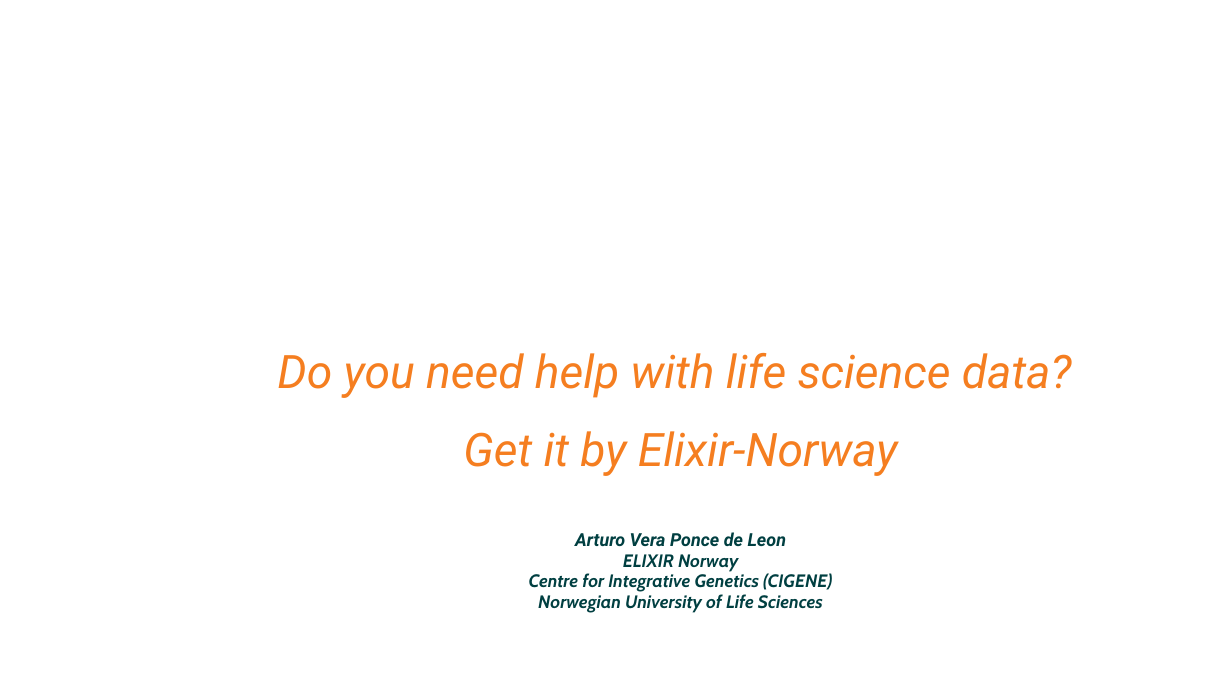
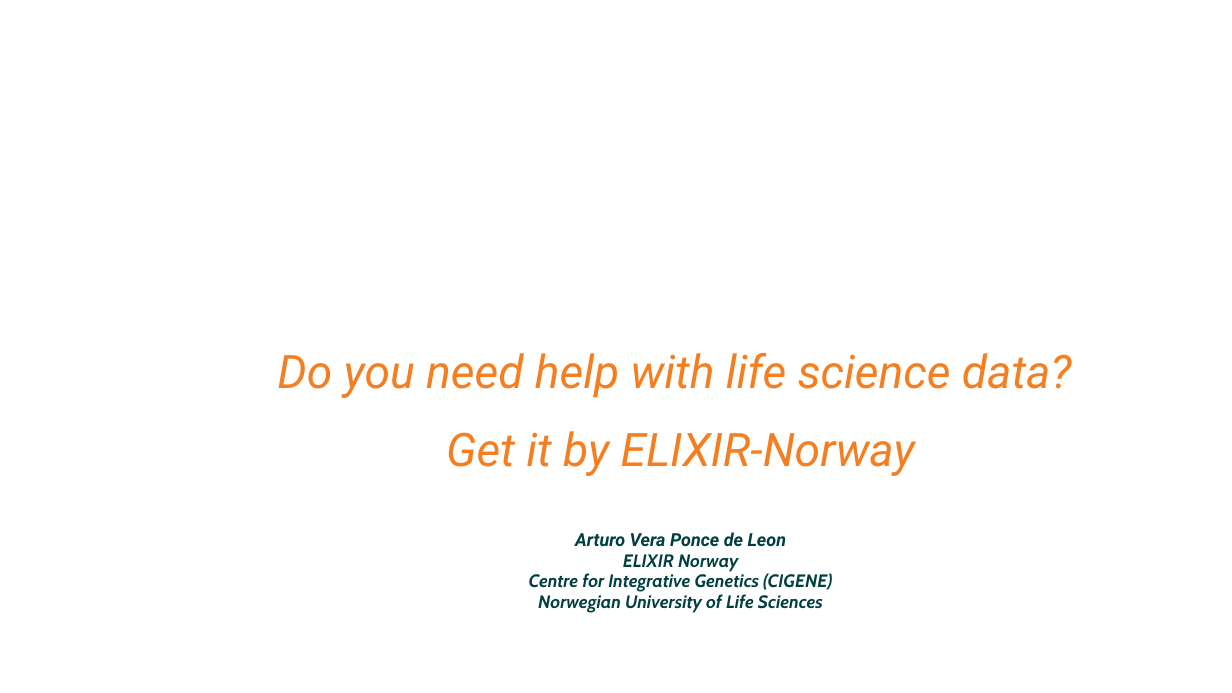
Before and after one commit to ELIXIR-Norway-Training/elixir-nels-galaxy-rnaseq, a slide deck: slide 1 of slides/ElixirAt_OsloMet_2026.pptx. Drawn at 1232x693 pixels with LibreOffice and Linux fonts; fonts in the diff are those of the drawing; background and template pictures are left out. Boxes give left, top, right and bottom in pixels: in the first picture for what was removed or moved away, otherwise in the second. Text is boxed around its words. In the diff, an @@ line names an element or a change of style, - is before the commit and + after.

Commit message:
ELIXIR

```diff
--- a/slides/ElixirAt_OsloMet_2026.pptx
+++ b/slides/ElixirAt_OsloMet_2026.pptx
@@ subtitle at bbox=[446, 431, 915, 476]: text changed @@
-Get it by Elixir-Norway
+Get it by ELIXIR-Norway
```
Also in this commit, not shown: 4 other slides changed, 1 other file.
